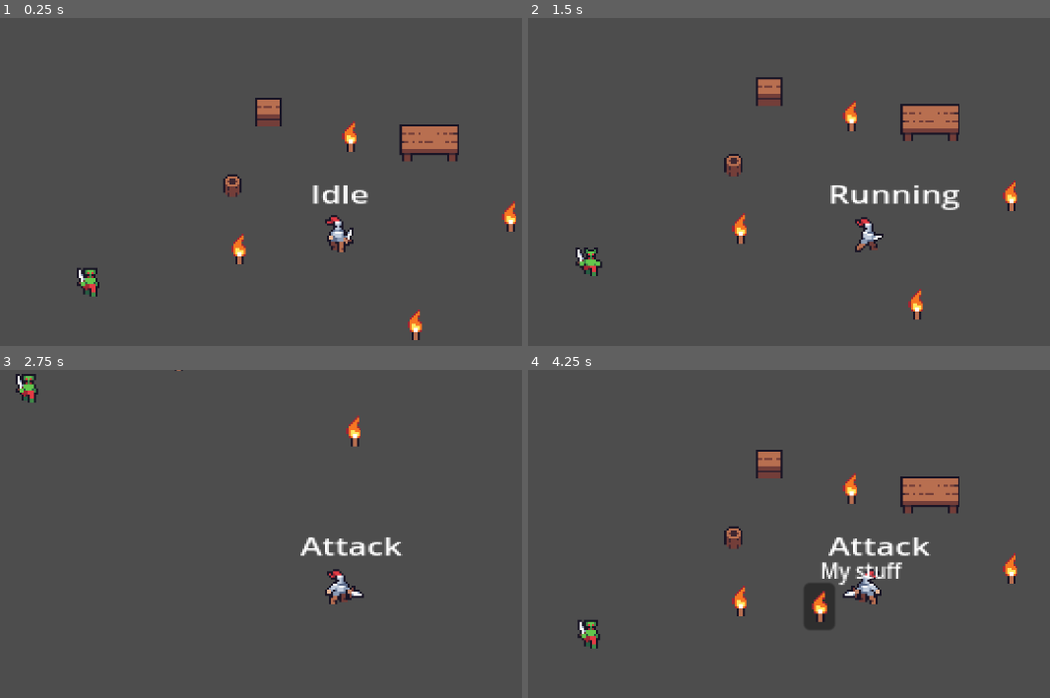
Above: before the commit, frames 1-4 (two rows, left to right).
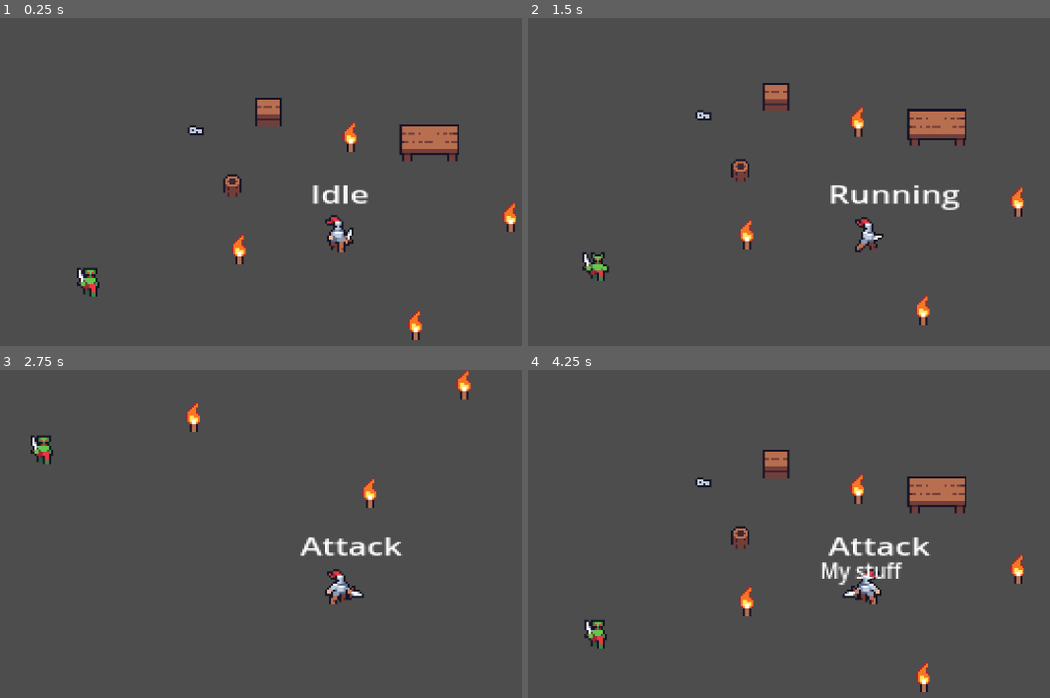
Above: after the commit, the same moments.

Repository: AstrayDev/GodotLearningProjects
Game: Godot game, scene res://Scenes/main.tscn
Same seed, same stepped clock (60 frames per second), same inputs: the game is played once before the commit and once after it.
Inputs:
- Up to frame 1 (0.25 s): no input
- Up to frame 2 (1.5 s): hold D (move_right) 0.53-1.28 s; tap Space (attack) at 0.6, 1.35 s; hold S (move_down) from 1.28 s (still down)
- Up to frame 3 (2.75 s): release S (move_down) at 2.03 s; hold D (move_right) from 2.03 s (still down); tap Space (attack) at 2.1 s
- Up to frame 4 (4.25 s): release D (move_right) at 2.78 s; hold W (move_up) 2.78-3.53 s; tap Space (attack) at 2.85, 3.6 s; hold A (move_left) from 3.53 s (still down); tap Tab (open_inventory) at 4.15 s

The runs differ from the first frame. In frame 1, less than 0.1% of the frame differs, in the area x 35-40%, y 32-36%; in frame 2, 3.5%, in the area x 9-96%, y 18-94%; in frame 3, 1.3%; in frame 4, 3.2%.

Commit message:
added a player stats resource to be shared by object that need to acces player info

Diff:
--- /dev/null
+++ b/2d-fighter/Scenes/Items/key.tscn
@@ -0,0 +1,21 @@
+[gd_scene load_steps=5 format=3 uid="uid://dfh6fmn0858la"]
+
+[ext_resource type="Script" path="res://Scripts/Items/pick_up.gd" id="1_vndnw"]
+[ext_resource type="Texture2D" uid="uid://blwlw6yqnvrp1" path="res://Assets/2 Dungeon Tileset/2 Objects/Other/15.png" id="2_jvxpr"]
+[ext_resource type="Resource" uid="uid://dw78u2y86f7uh" path="res://Scripts/Items/Key/key.tres" id="2_ro3cx"]
+
+[sub_resource type="RectangleShape2D" id="RectangleShape2D_kq3x5"]
+size = Vector2(8, 6)
+
+[node name="Key" type="Node2D"]
+script = ExtResource("1_vndnw")
+item = ExtResource("2_ro3cx")
+
+[node name="Sprite2D" type="Sprite2D" parent="."]
+texture = ExtResource("2_jvxpr")
+
+[node name="Area2D" type="Area2D" parent="."]
+collision_layer = 8
+
+[node name="CollisionShape2D" type="CollisionShape2D" parent="Area2D"]
+shape = SubResource("RectangleShape2D_kq3x5")
--- a/2d-fighter/Scenes/pick_up.tscn
+++ b/2d-fighter/Scenes/Items/pick_up.tscn
@@ -1,6 +1,6 @@
 [gd_scene load_steps=2 format=3 uid="uid://bj3et47yupggp"]
 
-[ext_resource type="Script" path="res://Scripts/pick_up.gd" id="1_in2m5"]
+[ext_resource type="Script" path="res://Scripts/Items/pick_up.gd" id="1_in2m5"]
 
 [node name="PickUp" type="Area2D"]
 script = ExtResource("1_in2m5")
--- /dev/null
+++ b/2d-fighter/Scenes/Items/torch.tscn
@@ -0,0 +1,25 @@
+[gd_scene load_steps=6 format=3 uid="uid://dddhillojf1et"]
+
+[ext_resource type="Script" path="res://Scripts/Items/Torch/torch.gd" id="1_nfvgu"]
+[ext_resource type="Resource" uid="uid://bd67pk52q3ymi" path="res://Scripts/Items/Torch/torch.tres" id="2_0s64p"]
+[ext_resource type="Texture2D" uid="uid://b0av8ufojmhks" path="res://Assets/2 Dungeon Tileset/2 Objects/Torches/1.png" id="3_nexux"]
+[ext_resource type="PackedScene" uid="uid://bj3et47yupggp" path="res://Scenes/Items/pick_up.tscn" id="4_06v8s"]
+
+[sub_resource type="RectangleShape2D" id="RectangleShape2D_5x0p3"]
+size = Vector2(8, 9.2619)
+
+[node name="Torch" type="Node2D" groups=["Item"]]
+script = ExtResource("1_nfvgu")
+item = ExtResource("2_0s64p")
+
+[node name="Sprite2D" type="Sprite2D" parent="."]
+texture = ExtResource("3_nexux")
+
+[node name="Area2D" parent="." instance=ExtResource("4_06v8s")]
+scale = Vector2(1, 1.68)
+collision_layer = 8
+script = null
+
+[node name="CollisionShape2D" type="CollisionShape2D" parent="Area2D"]
+position = Vector2(0, -0.130952)
+shape = SubResource("RectangleShape2D_5x0p3")
--- a/2d-fighter/Scenes/goblin.tscn
+++ b/2d-fighter/Scenes/goblin.tscn
@@ -1,6 +1,6 @@
 [gd_scene load_steps=29 format=3 uid="uid://bpesstp6uv30r"]
 
-[ext_resource type="Script" path="res://Scripts/enemy.gd" id="1_lsow1"]
+[ext_resource type="Script" path="res://Scripts/Enemies/enemy.gd" id="1_lsow1"]
 [ext_resource type="Script" path="res://Scripts/StateMachine/statemachine.gd" id="2_3dqej"]
 [ext_resource type="PackedScene" uid="uid://76dmp186pb26" path="res://Scenes/Components/health_manager.tscn" id="2_vvpe0"]
 [ext_resource type="Texture2D" uid="uid://ch87jtniijf3p" path="res://Assets/3 Dungeon Enemies/3/D_Idle.png" id="3_q5kkf"]
@@ -149,7 +149,6 @@
 shape = SubResource("CircleShape2D_2i8c8")
 
 [node name="HealthManager" parent="." instance=ExtResource("2_vvpe0")]
-health = 3
 
 [node name="StateMachine" type="Node" parent="."]
 script = ExtResource("2_3dqej")
--- a/2d-fighter/Scenes/main.tscn
+++ b/2d-fighter/Scenes/main.tscn
@@ -6,7 +6,8 @@
 [ext_resource type="Texture2D" uid="uid://blu77wm0weyuf" path="res://Assets/2 Dungeon Tileset/2 Objects/Other/28.png" id="4_rtisf"]
 [ext_resource type="Texture2D" uid="uid://clwq40qlf4gpp" path="res://Assets/2 Dungeon Tileset/3 Animated objects/Chest1_D.png" id="5_l1ikc"]
 [ext_resource type="PackedScene" uid="uid://bpesstp6uv30r" path="res://Scenes/goblin.tscn" id="6_y1qnr"]
-[ext_resource type="PackedScene" uid="uid://dddhillojf1et" path="res://Scenes/torch.tscn" id="7_1ki4k"]
+[ext_resource type="PackedScene" uid="uid://dddhillojf1et" path="res://Scenes/Items/torch.tscn" id="7_1ki4k"]
+[ext_resource type="PackedScene" uid="uid://dfh6fmn0858la" path="res://Scenes/Items/key.tscn" id="8_qf2a1"]
 
 [sub_resource type="PhysicsMaterial" id="PhysicsMaterial_vrkqx"]
 
@@ -70,7 +71,6 @@
 texture = ExtResource("2_uj8l6")
 
 [node name="HealthManager" parent="StaticBody2D" instance=ExtResource("3_boh8o")]
-health = 2
 
 [node name="StaticBody2D2" type="StaticBody2D" parent="."]
 position = Vector2(535, 314)
@@ -83,7 +83,6 @@
 texture = ExtResource("4_rtisf")
 
 [node name="HealthManager" parent="StaticBody2D2" instance=ExtResource("3_boh8o")]
-health = 2
 
 [node name="StaticBody2D3" type="StaticBody2D" parent="."]
 position = Vector2(535, 314)
@@ -94,7 +93,6 @@
 shape = SubResource("CapsuleShape2D_fsotl")
 
 [node name="HealthManager" parent="StaticBody2D3" instance=ExtResource("3_boh8o")]
-health = 10
 
 [node name="AnimatedSprite2D" type="AnimatedSprite2D" parent="StaticBody2D3"]
 position = Vector2(18, -41)
@@ -115,3 +113,6 @@
 
 [node name="Torch4" parent="." instance=ExtResource("7_1ki4k")]
 position = Vector2(592, 290)
+
+[node name="Key" parent="." instance=ExtResource("8_qf2a1")]
+position = Vector2(517, 287)
--- a/2d-fighter/Scenes/player.tscn
+++ b/2d-fighter/Scenes/player.tscn
@@ -1,8 +1,9 @@
-[gd_scene load_steps=30 format=3 uid="uid://bq7182mhe1jer"]
+[gd_scene load_steps=31 format=3 uid="uid://bq7182mhe1jer"]
 
 [ext_resource type="Script" path="res://Scripts/Player/player.gd" id="1_bf6wm"]
 [ext_resource type="Script" path="res://Scripts/StateMachine/statemachine.gd" id="2_5q1bj"]
 [ext_resource type="Resource" uid="uid://dkumgbwg5spbr" path="res://Scenes/Inventory/inventory.tres" id="2_ew7tl"]
+[ext_resource type="Resource" uid="uid://buiyuu2tec0p4" path="res://Scripts/Player/Resources/player_stats.tres" id="3_3o4ak"]
 [ext_resource type="PackedScene" uid="uid://bxkn4t2s1f2dy" path="res://Scenes/Inventory/inventory_menu.tscn" id="3_gangd"]
 [ext_resource type="Script" path="res://Scripts/Player/States/player_idle.gd" id="3_hh5g1"]
 [ext_resource type="Script" path="res://Scripts/Player/States/player_running.gd" id="4_xqnmo"]
@@ -11,7 +12,7 @@
 [ext_resource type="Texture2D" uid="uid://mij4ij5k42p0" path="res://Assets/1 Characters/2/S_Attack.png" id="6_ssr8e"]
 [ext_resource type="Texture2D" uid="uid://dewfewj40rdob" path="res://Assets/1 Characters/2/S_Walk.png" id="6_xjrji"]
 [ext_resource type="PackedScene" uid="uid://76dmp186pb26" path="res://Scenes/Components/health_manager.tscn" id="9_hfub4"]
-[ext_resource type="Script" path="res://Scripts/attack_box.gd" id="9_v7tvk"]
+[ext_resource type="Script" path="res://Scripts/Player/attack_box.gd" id="9_v7tvk"]
 
 [sub_resource type="AtlasTexture" id="AtlasTexture_l4grb"]
 atlas = ExtResource("6_ssr8e")
@@ -139,7 +140,7 @@
 collision_mask = 14
 script = ExtResource("1_bf6wm")
 inventory = ExtResource("2_ew7tl")
-speed = 200.0
+stats = ExtResource("3_3o4ak")
 
 [node name="Camera2D" type="Camera2D" parent="."]
 zoom = Vector2(3, 3)
@@ -184,7 +185,6 @@
 shape = SubResource("CircleShape2D_m3gpq")
 
 [node name="HealthManager" parent="." instance=ExtResource("9_hfub4")]
-health = 3
 
 [node name="AttackBox" type="Area2D" parent="."]
 visible = false
--- a/2d-fighter/Scenes/torch.tscn
+++ /dev/null
@@ -1,27 +0,0 @@
-[gd_scene load_steps=6 format=3 uid="uid://dddhillojf1et"]
-
-[ext_resource type="Script" path="res://Scripts/Inventory/Itmes/Torch/torch.gd" id="1_20eyd"]
-[ext_resource type="PackedScene" uid="uid://bj3et47yupggp" path="res://Scenes/pick_up.tscn" id="1_gaipx"]
-[ext_resource type="Resource" uid="uid://bd67pk52q3ymi" path="res://Scripts/Inventory/Itmes/Torch/torch.tres" id="2_avcxn"]
-[ext_resource type="Texture2D" uid="uid://b0av8ufojmhks" path="res://Assets/2 Dungeon Tileset/2 Objects/Torches/1.png" id="3_bjeup"]
-
-[sub_resource type="RectangleShape2D" id="RectangleShape2D_5x0p3"]
-size = Vector2(8, 9.2619)
-
-[node name="Torch" type="Node2D" groups=["Item"]]
-script = ExtResource("1_20eyd")
-item = ExtResource("2_avcxn")
-
-[node name="Sprite2D" type="Sprite2D" parent="."]
-texture = ExtResource("3_bjeup")
-
-[node name="Area2D" parent="." instance=ExtResource("1_gaipx")]
-scale = Vector2(1, 1.68)
-collision_layer = 8
-script = null
-
-[node name="CollisionShape2D" type="CollisionShape2D" parent="Area2D"]
-position = Vector2(0, -0.130952)
-shape = SubResource("RectangleShape2D_5x0p3")
-
-[connection signal="body_entered" from="Area2D" to="." method="_on_pick_up_body_entered"]
--- a/2d-fighter/Scripts/enemy.gd
+++ b/2d-fighter/Scripts/Enemies/enemy.gd
@@ -1,8 +1,9 @@
-class_name Enemy extends Character_Base
+class_name Enemy extends CharacterBase
 
 signal player_detected(player_position: Vector2)
 
 @onready var player: Player = get_tree().get_first_node_in_group("Player")
+@export var speed: float
 
 var direction: Vector2 = Vector2.ZERO
 
@@ -15,10 +16,10 @@
 func _on_attack_box_entered(body: Node2D) -> void:
 	print(body.name)
 
-	if body.health_manager:
-		body.health_manager.health -= 1
+	if body.has_signal("damage_taken"):
+		body.damage_taken.emit()
 	else:
-		print("No health manager found")
+		print("Target doesn't have a 'damage_taken' signal")
 
 func _on_detection_box_body_entered(body:Node2D) -> void:
 	if body == player:
--- a/2d-fighter/Scripts/Inventory/Itmes/Torch/torch.gd
+++ /dev/null
@@ -1,8 +0,0 @@
-extends PickUp
-
-var thing = load("res://Scripts/Inventory/Itmes/Torch/torch.tres")
-# Needed for runtime for some annoying reason
-var t = thing.duplicate()
-
-func action() -> void:
-	print(t.name + " activated")
--- a/2d-fighter/Scripts/Inventory/Itmes/Torch/torch.tres
+++ /dev/null
@@ -1,11 +0,0 @@
-[gd_resource type="Resource" script_class="Item" load_steps=4 format=3 uid="uid://bd67pk52q3ymi"]
-
-[ext_resource type="Script" path="res://Scripts/Inventory/Itmes/item.gd" id="1_d3ee7"]
-[ext_resource type="Texture2D" uid="uid://b0av8ufojmhks" path="res://Assets/2 Dungeon Tileset/2 Objects/Torches/1.png" id="1_wf00g"]
-[ext_resource type="Script" path="res://Scripts/Inventory/Itmes/Torch/torch.gd" id="2_swv8n"]
-
-[resource]
-script = ExtResource("1_d3ee7")
-name = "Torch"
-icon = ExtResource("1_wf00g")
-instance_script = ExtResource("2_swv8n")
--- a/2d-fighter/Scripts/Inventory/UI/inventory_slot.gd
+++ b/2d-fighter/Scripts/Inventory/UI/inventory_slot.gd
@@ -9,9 +9,12 @@
 func _on_button_pressed() -> void:
 	print(item.name + " Selected")
 #	Allows access to item script for item specific action
-	var script = item.instance_script.new()
-	if script.has_method("action"):
-		script.action.call()
-		script.free()
+	if item.instance_script != null:
+		var script = item.instance_script.new()
+		if script.has_method("action"):
+			script.action.call()
+			script.free()
+		else:
+			print("script is missing an action method")
 	else:
-		print("script is missing action method")
+		print("script is null")
--- /dev/null
+++ b/2d-fighter/Scripts/Items/Key/key.tres
@@ -0,0 +1,11 @@
+[gd_resource type="Resource" script_class="Item" load_steps=4 format=3 uid="uid://dw78u2y86f7uh"]
+
+[ext_resource type="Texture2D" uid="uid://blwlw6yqnvrp1" path="res://Assets/2 Dungeon Tileset/2 Objects/Other/15.png" id="1_cdpbc"]
+[ext_resource type="Script" path="res://Scripts/Items/item.gd" id="1_yup4u"]
+[ext_resource type="Resource" uid="uid://buiyuu2tec0p4" path="res://Scripts/Player/Resources/player_stats.tres" id="2_sxh6i"]
+
+[resource]
+script = ExtResource("1_yup4u")
+name = "Key"
+icon = ExtResource("1_cdpbc")
+player_stats = ExtResource("2_sxh6i")
--- /dev/null
+++ b/2d-fighter/Scripts/Items/Torch/torch.gd
@@ -0,0 +1,8 @@
+extends PickUp
+
+var _resource = load("res://Scripts/Items/Torch/torch.tres")
+# Needed for runtime for some annoying reason
+var resource = _resource.duplicate()
+
+func action() -> void:
+	print(resource.player_stats.position)
--- /dev/null
+++ b/2d-fighter/Scripts/Items/Torch/torch.tres
@@ -0,0 +1,13 @@
+[gd_resource type="Resource" script_class="Item" load_steps=5 format=3 uid="uid://bd67pk52q3ymi"]
+
+[ext_resource type="Script" path="res://Scripts/Items/item.gd" id="1_d3ee7"]
+[ext_resource type="Texture2D" uid="uid://b0av8ufojmhks" path="res://Assets/2 Dungeon Tileset/2 Objects/Torches/1.png" id="1_wf00g"]
+[ext_resource type="Script" path="res://Scripts/Items/Torch/torch.gd" id="2_swv8n"]
+[ext_resource type="Resource" uid="uid://buiyuu2tec0p4" path="res://Scripts/Player/Resources/player_stats.tres" id="3_8bs5i"]
+
+[resource]
+script = ExtResource("1_d3ee7")
+name = "Torch"
+icon = ExtResource("1_wf00g")
+instance_script = ExtResource("2_swv8n")
+player_stats = ExtResource("3_8bs5i")
--- a/2d-fighter/Scripts/Inventory/Itmes/item.gd
+++ b/2d-fighter/Scripts/Items/item.gd
@@ -3,3 +3,4 @@
 @export var name: String
 @export var icon: Texture2D
 @export var instance_script: GDScript
+@export var player_stats: PlayerStats
--- /dev/null
+++ b/2d-fighter/Scripts/Player/Resources/player_stats.tres
@@ -0,0 +1,9 @@
+[gd_resource type="Resource" script_class="PlayerStats" load_steps=2 format=3 uid="uid://buiyuu2tec0p4"]
+
+[ext_resource type="Script" path="res://Scripts/Player/player_stats.gd" id="1_1e008"]
+
+[resource]
+script = ExtResource("1_1e008")
+speed = 150.0
+max_health = 3
+health = null
--- a/2d-fighter/Scripts/Player/States/player_attack.gd
+++ b/2d-fighter/Scripts/Player/States/player_attack.gd
@@ -1,4 +1,4 @@
-extends Player_State
+extends PlayerState
 
 func enter() -> void:
 	player.animation.play("attack")
--- a/2d-fighter/Scripts/Player/States/player_idle.gd
+++ b/2d-fighter/Scripts/Player/States/player_idle.gd
@@ -1,4 +1,4 @@
-extends Player_State
+extends PlayerState
 
 func enter() -> void:
 	player.animation.play("idle")
--- a/2d-fighter/Scripts/Player/States/player_running.gd
+++ b/2d-fighter/Scripts/Player/States/player_running.gd
@@ -1,13 +1,10 @@
-extends Player_State
+extends PlayerState
 
 func enter() -> void:
 	player.animation.play("run")
 
 func action(delta: float) -> void:
 	var input_dir: Vector2 = Input.get_vector("move_left", "move_right", "move_up", "move_down").normalized()
-
-	player.velocity = input_dir * player.speed * delta
-	player.move_and_collide(player.velocity)
 
 	if input_dir.x > 0:
 		player.animation.flip_h = true
@@ -17,6 +14,9 @@
 		player.animation.flip_h = false
 		player.direction = Vector2.LEFT
 
+	player.velocity = input_dir * player.stats.speed * delta
+	player.move_and_collide(player.velocity)
+
 	if input_dir == Vector2.ZERO:
 		finished.emit("Idle")
 
--- a/2d-fighter/Scripts/Player/player.gd
+++ b/2d-fighter/Scripts/Player/player.gd
@@ -1,4 +1,4 @@
-class_name Player extends Character_Base
+class_name Player extends CharacterBase
 
 @onready var state_machine: StateMachine = $StateMachine
 @onready var state_text: Label = $StateText
@@ -6,18 +6,29 @@
 @onready var direction: Vector2
 
 @export var inventory: Inventory
+@export var stats: PlayerStats
 
 # Used for the player state class to wait on to make sure eveerthing is loaded
 # DON'T DELETE
 func _ready() -> void:
-	pass
+	if !damage_taken.is_connected(_on_damage_taken):
+		damage_taken.connect(_on_damage_taken)
+
+	stats.health = stats.max_health
 
 func _process(_delta: float) -> void:
 	state_text.text = state_machine.state.name
+	stats.position = position
 
 func on_item_picked_up(item: Item) -> void:
 	inventory.add_item(item)
 	print("I picked up a " + item.name)
+
+func _on_damage_taken() -> void:
+	stats.health -= 1
+
+	if stats.health <= 0:
+		health_manager.health_depleted.emit()
 
 func _on_health_depleted() -> void:
 	hide()
--- a/2d-fighter/Scripts/Player/player_state.gd
+++ b/2d-fighter/Scripts/Player/player_state.gd
@@ -1,4 +1,4 @@
-class_name Player_State extends State
+class_name PlayerState extends State
 
 var player: Player
 
--- /dev/null
+++ b/2d-fighter/Scripts/Player/player_stats.gd
@@ -0,0 +1,7 @@
+class_name PlayerStats extends Resource
+
+@export var speed: float
+@export var max_health: int
+@export var health: int = max_health
+
+var position: Vector2
--- a/2d-fighter/Scripts/StateMachine/state.gd
+++ b/2d-fighter/Scripts/StateMachine/state.gd
@@ -1,6 +1,5 @@
 class_name State extends Node
 # This is a base class for all states
-# Also allows for quick access to the player for autocompletion
 
 signal finished(next_state_path: String)
 
--- a/2d-fighter/Scripts/character_base.gd
+++ b/2d-fighter/Scripts/character_base.gd
@@ -1,6 +1,6 @@
-class_name Character_Base extends CharacterBody2D
+class_name CharacterBase extends CharacterBody2D
 
-@export var speed: float
+signal damage_taken
 
 @onready var collision: CollisionShape2D = $CharacterCollision
 @onready var health_manager: HealthManager = $HealthManager
--- a/2d-fighter/Scripts/health_manager.gd
+++ b/2d-fighter/Scripts/health_manager.gd
@@ -2,15 +2,8 @@
 
 signal health_depleted
 
-@export var health: int
-
 func _ready() -> void:
 	health_depleted.connect(_on_health_depleted)
-	pass
-
-func _process(_delta: float) -> void:
-	if health <= 0:
-		health_depleted.emit()
 
 func _on_health_depleted() -> void:
 	if owner != get_tree().get_first_node_in_group("Player"):
Not shown: 1 places in 2d-fighter/Scenes/main.tscn that only renumber resources
Renamed: 2d-fighter/Scripts/pick_up.gd -> 2d-fighter/Scripts/Items/pick_up.gd
Renamed: 2d-fighter/Scripts/attack_box.gd -> 2d-fighter/Scripts/Player/attack_box.gd
